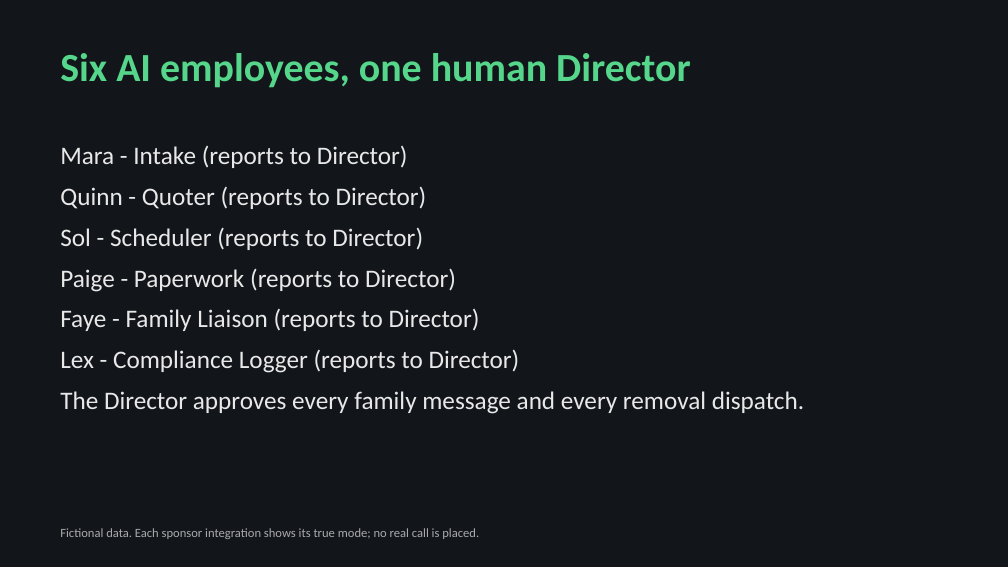
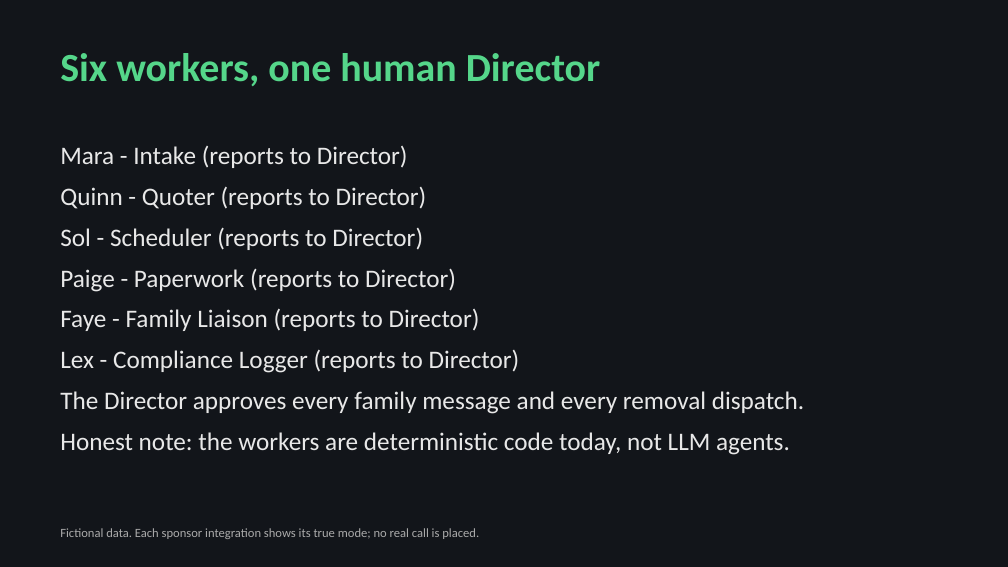
Before and after one commit to donaldc11/vigil-ai-night-staff, a slide deck: slide 3 of Vigil_deck.pptx. Drawn at 1008x567 pixels with LibreOffice and Linux fonts; fonts in the diff are those of the drawing. Boxes give left, top, right and bottom in pixels: in the first picture for what was removed or moved away, otherwise in the second. Text is boxed around its words. In the diff, an @@ line names an element or a change of style, - is before the commit and + after.

```diff
--- a/Vigil_deck.pptx
+++ b/Vigil_deck.pptx
@@ text at box(60, 53, 601, 86): text changed @@
-Six AI employees, one human Director
+Six workers, one human Director
@@ text at box(60, 432, 790, 455): paragraph added @@
+Honest note: the workers are deterministic code today, not LLM agents.
```
Also in this commit, not shown: 2 other slides changed, 16 other files.
